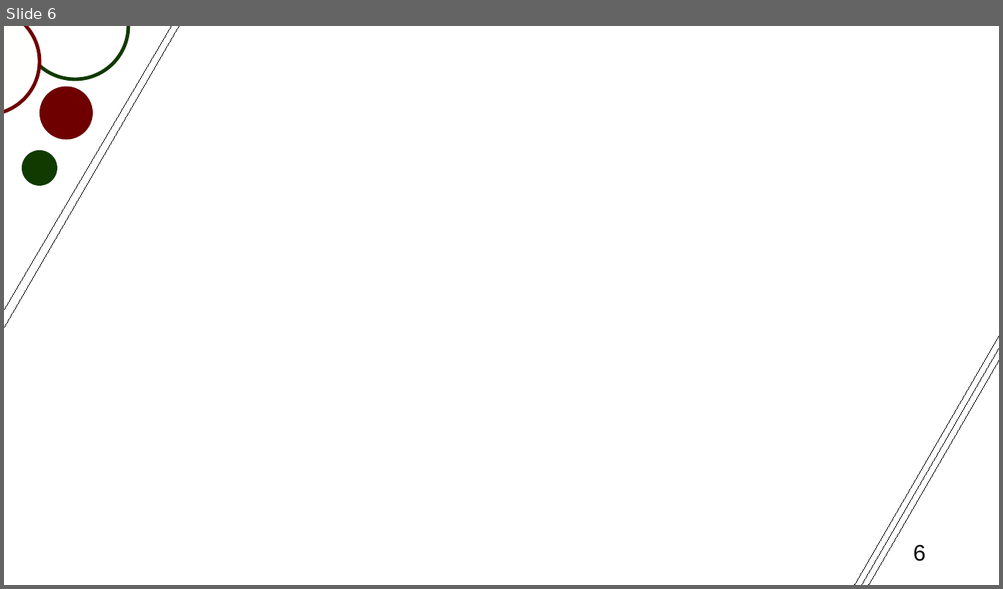
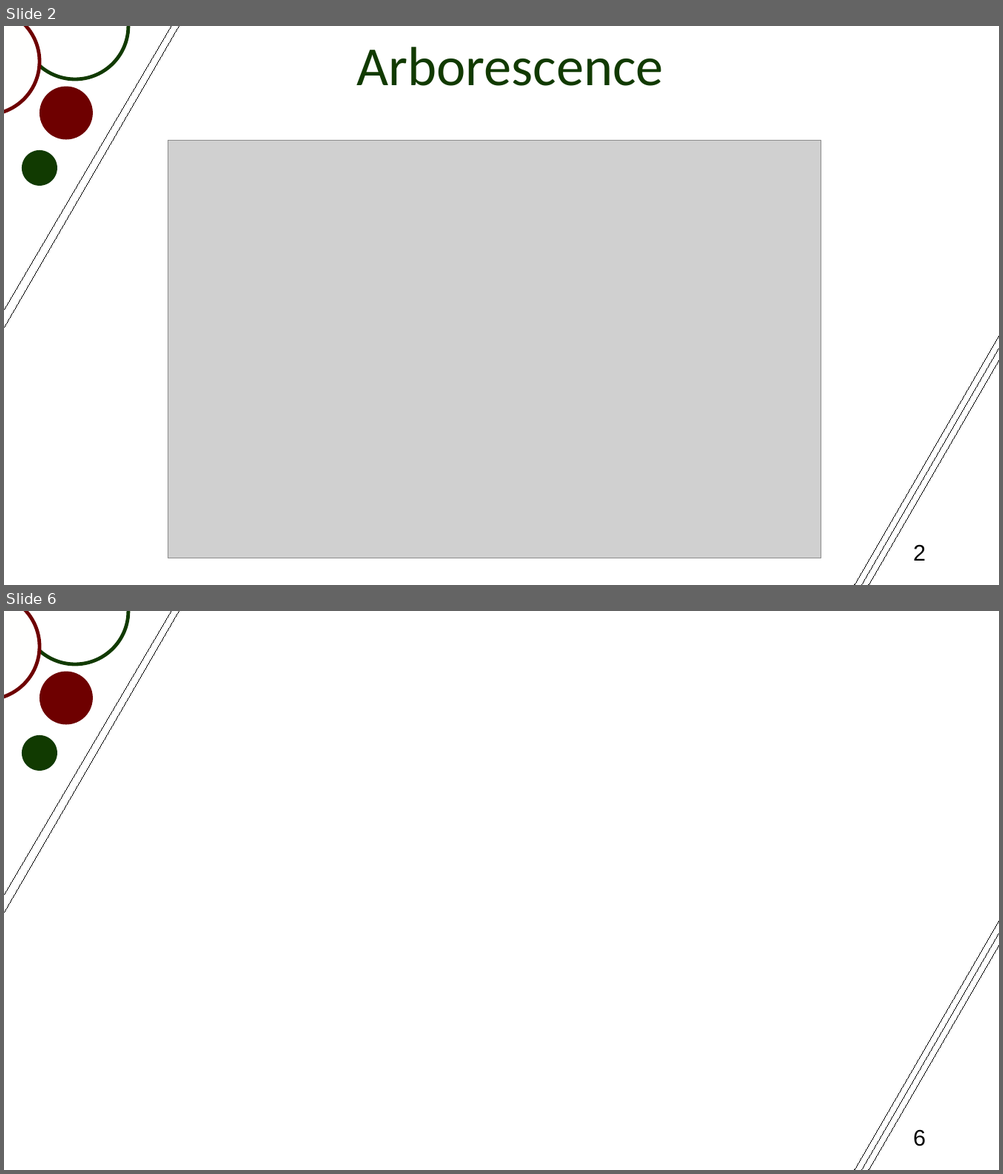
Before and after one commit to Tolrom/JeffPizza, a slide deck: presentation.odp. Shown one above the other, each under a label of ours: slide 6 before the commit, slides 2 and 6 after it; the slides between them are not shown. The pictures are 1003x589 and 1003x1174 pixels, drawn with LibreOffice and Linux fonts; fonts in the diff are those of the drawing; grey boxes stand for pictures. Boxes give left, top, right and bottom in pixels: in the first picture for what was removed or moved away, otherwise in the second. Text is boxed around its words. In the diff, an @@ line names an element or a change of style, - is before the commit and + after.

```diff
--- a/presentation.odp
+++ b/presentation.odp
@@ slide 2 added at (4, 26, 999, 585), background #FFFFFF @@
@@ line added from (4, 329) to (200, 26), #000000 0 pt @@
@@ line added from (4, 310) to (182, 26), #000000 0 pt @@
@@ ellipse added at (4, 26, 40, 115), fill #FFFFFE, outline #6E0000 2.83 pt @@
@@ ellipse added at (22, 26, 128, 79), outline #113A01 2.83 pt @@
@@ text added at (356, 47, 663, 86), 44 pt, text #113A01 @@
+Arborescence
@@ ellipse added at (40, 87, 93, 140), fill #6E0000 @@
@@ ellipse added at (22, 150, 57, 186), fill #113A01 @@
@@ picture added at (168, 141, 821, 560) @@
@@ line added from (839, 585) to (999, 275), #000000 0 pt @@
@@ line added from (846, 585) to (999, 275), #000000 0 pt @@
@@ line added from (854, 585) to (999, 275), #000000 0 pt @@
@@ page number added at (913, 545, 925, 561), 18 pt, text #000000 @@
+2
```
Also in this commit, not shown: 1 slide changed, 4 other slides added, 5 slides removed.
